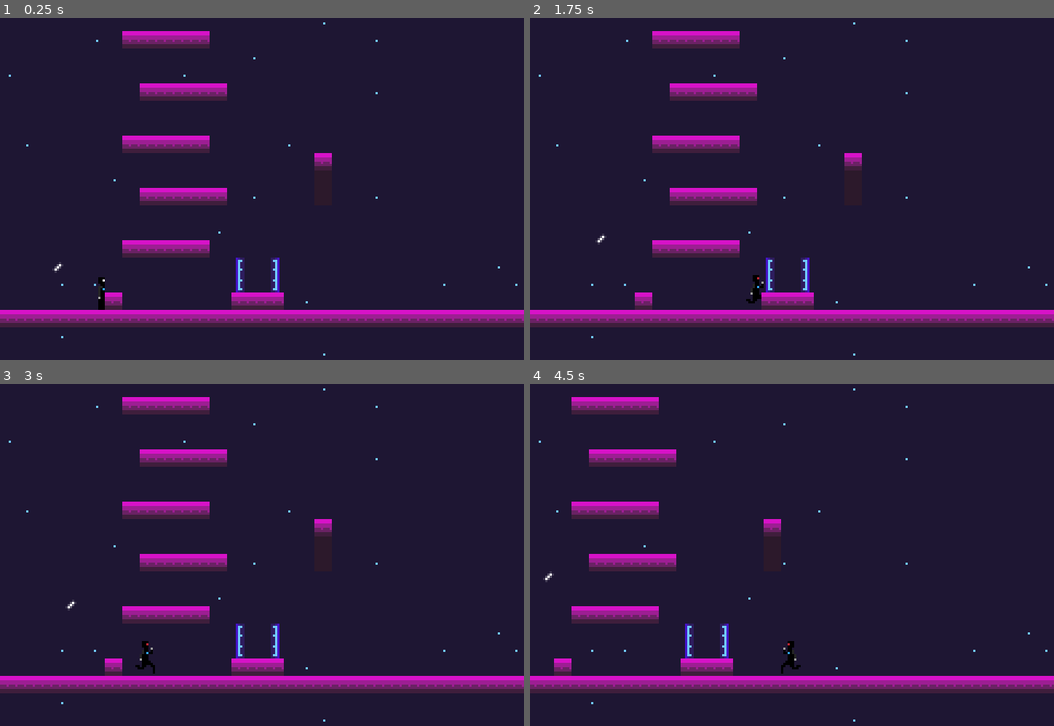
Above: before the commit, frames 1-4 (two rows, left to right).
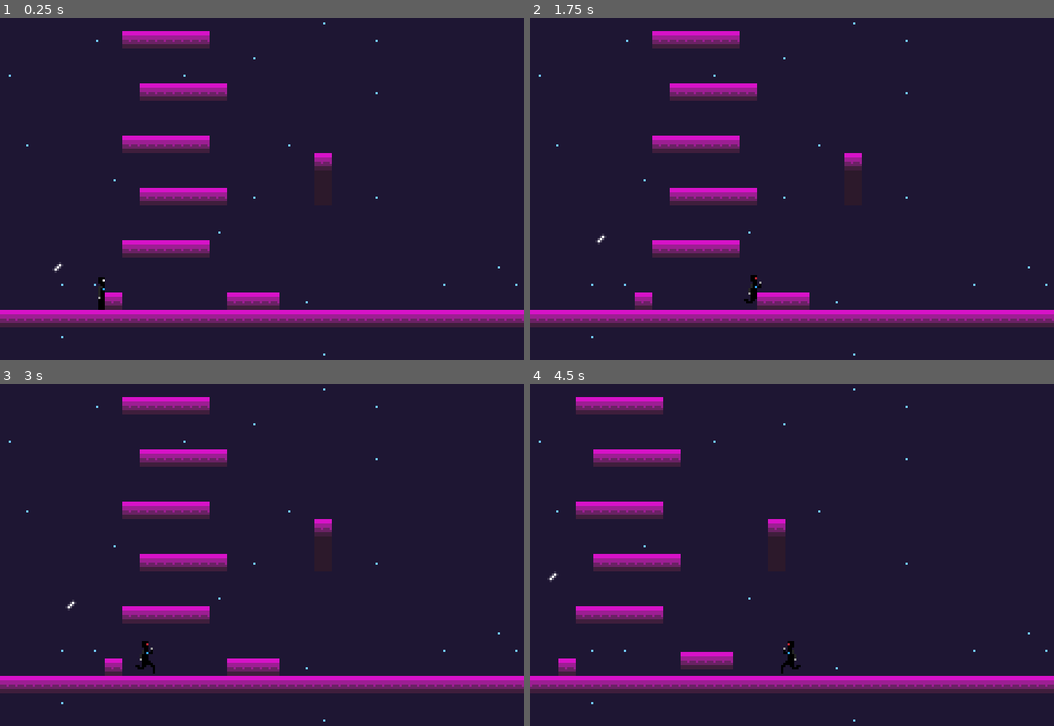
Above: after the commit, the same moments.

Repository: antiomiae/mario
Game: Godot game, scene res://tether/enemy_scene.tscn
Two runs of this game, one before a commit and one after it. Both use one fixed random seed, a clock stepped at 60 frames per second and the inputs below. This scene is started directly instead of the project's main scene.
Inputs:
- Up to frame 1 (0.25 s): no input
- Up to frame 2 (1.75 s): hold G (grapple) 0.53-1.28 s; hold Right (ui_right) from 0.53 s (still down); tap Space (jump) at 0.77, 1.52 s; tap Shift (run) at 1.35 s
- Up to frame 3 (3 s): release Right (ui_right) at 2.03 s; hold Left (ui_left) 2.03-2.78 s; hold G (grapple) 2.03-2.78 s; hold Right (ui_right) from 2.78 s (still down); tap Shift (run) at 2.85 s
- Up to frame 4 (4.5 s): tap Space (jump) at 3.02, 3.77 s; hold G (grapple) 3.53-4.28 s; release Right (ui_right) at 4.28 s; hold Left (ui_left) from 4.28 s (still down); tap Shift (run) at 4.35 s

The runs differ from the first frame. In frame 1, 0.5% of the frame differs, in the area x 43-55%, y 70-86%; in frame 2, 0.5%; in frame 3, 0.5%; in frame 4, 2.2%, in the area x 0-100%, y 3-89%.

Commit message:
.

Diff:
--- a/tether/elevator.gd
+++ b/tether/elevator.gd
@@ -14,11 +14,11 @@
 func _ready():
     p0 = position
 
-func go_to(stop):
+func go_to(stop, delay=0):
     var total_distance = (p0 - p1).abs().length()
     var current_distance = (position - stop).abs().length()
     tween.remove_all()
-    tween.interpolate_property(self, "position", position, stop, travel_time*(current_distance/total_distance), Tween.TRANS_LINEAR, Tween.EASE_IN, 0)
+    tween.interpolate_property(self, "position", position, stop, travel_time*(current_distance/total_distance), Tween.TRANS_LINEAR, Tween.EASE_IN, delay)
     tween.start()
 
 
@@ -28,7 +28,7 @@
     # no riders
     if _riders.empty():
         if state != STATE.DOWN and state != STATE.MOVING_DOWN:
-            go_to(p0)
+            go_to(p0, 0.25)
             state = STATE.MOVING_DOWN
     else:
         if state != STATE.UP and state != STATE.MOVING_UP:
--- a/tether/enemy_scene.tscn
+++ b/tether/enemy_scene.tscn
@@ -54,14 +54,13 @@
 editor_draw_limits = true
 
 [node name="Elevator" type="StaticBody2D" parent="."]
-editor/display_folded = true
-position = Vector2( 98, 208 )
+position = Vector2( 96, 208 )
 collision_mask = 3
 script = ExtResource( 4 )
 __meta__ = {
 "_edit_group_": true
 }
-p1 = Vector2( 98, 64 )
+p1 = Vector2( 96, 64 )
 
 [node name="TileMap" type="TileMap" parent="Elevator"]
 tile_set = ExtResource( 2 )
@@ -69,7 +68,7 @@
 collision_layer = 0
 collision_mask = 0
 format = 1
-tile_data = PoolIntArray( -131072, 1610612740, 0, -131070, 1073741828, 0, -65536, 536870916, 0, -65534, 4, 0, 0, 0, 0, 1, 0, 0, 2, 0, 0 )
+tile_data = PoolIntArray( 0, 0, 0, 1, 0, 0, 2, 0, 0 )
 
 [node name="CollisionShape2D" type="CollisionShape2D" parent="Elevator"]
 position = Vector2( 12, 4 )
